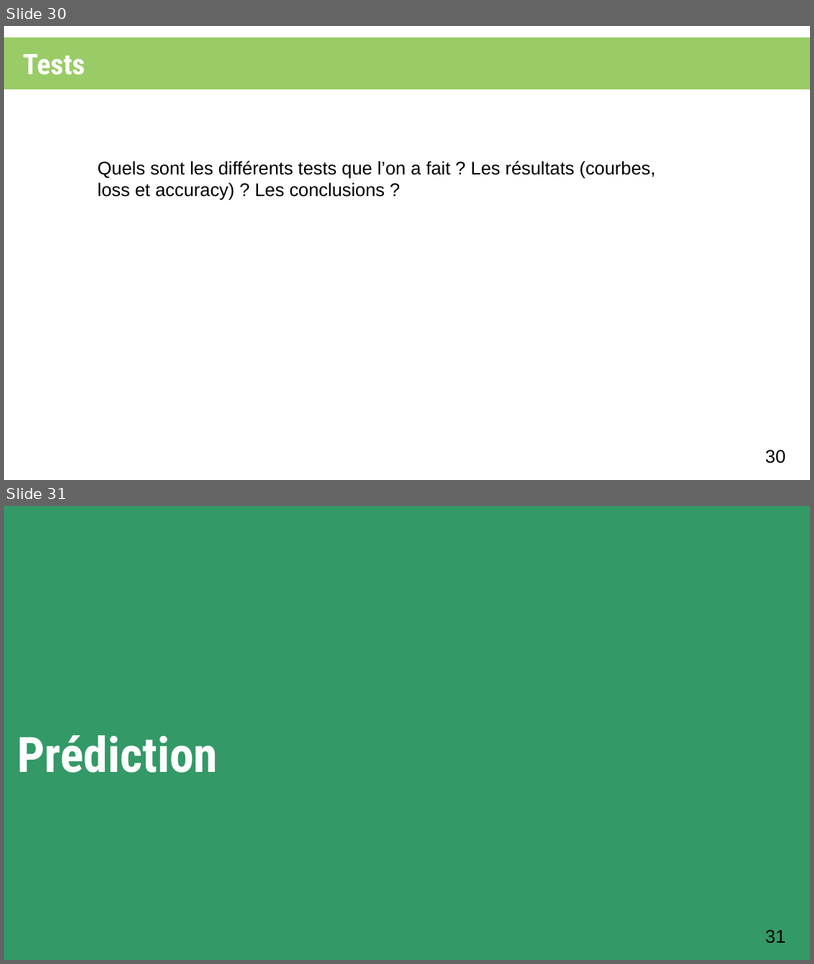
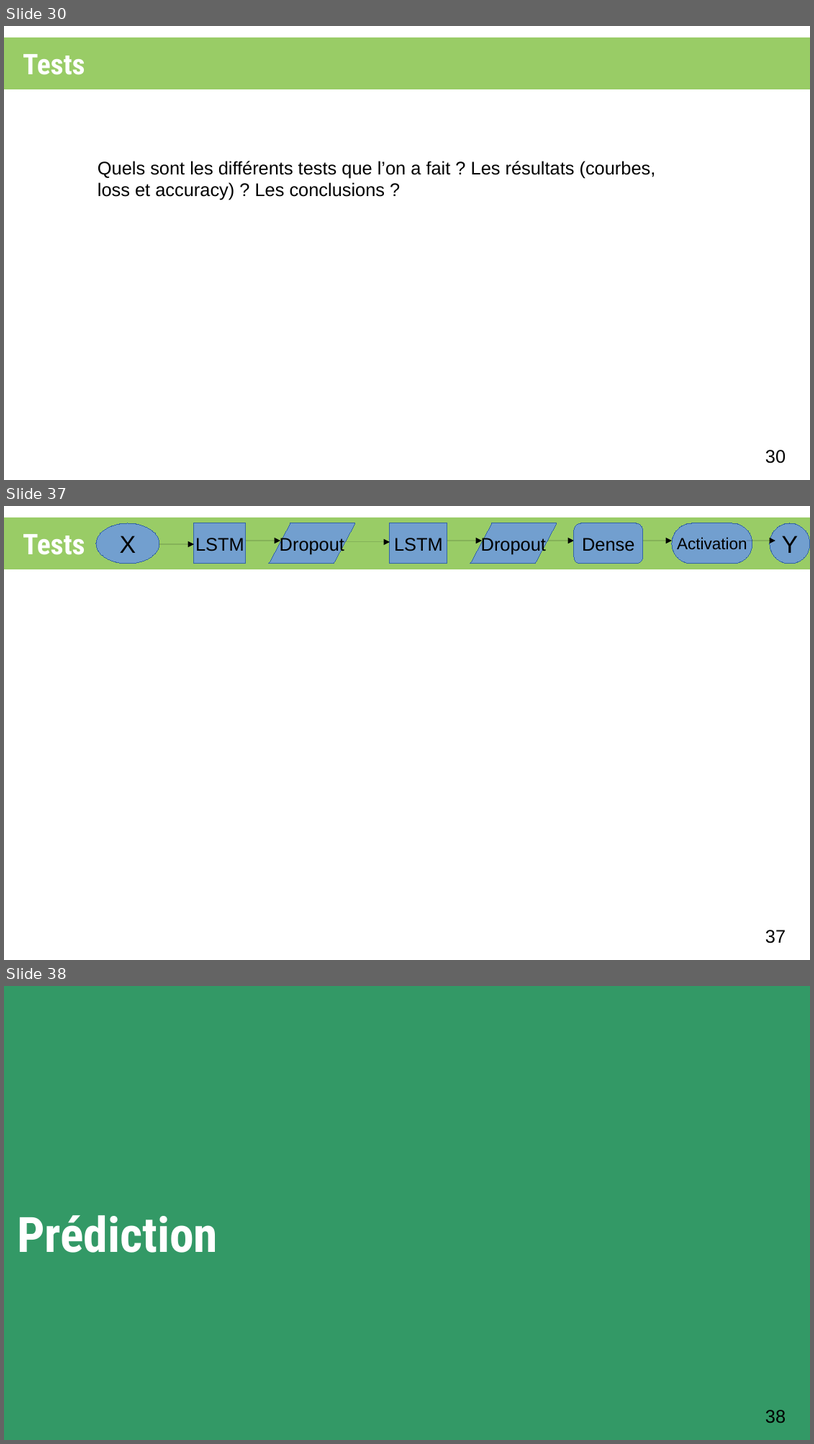
Before and after one commit to XgLsuLzRMy/Composition-Musicale-par-Reseau-de-Neurones, a slide deck: projet.odp. Shown one above the other, each under a label of ours: slides 30 and 31 before the commit, slides 30, 37 and 38 after it; the slides between them are not shown. The pictures are 814x964 and 814x1444 pixels, drawn with LibreOffice and Linux fonts; fonts in the diff are those of the drawing. Boxes give left, top, right and bottom in pixels: in the first picture for what was removed or moved away, otherwise in the second. Text is boxed around its words. In the diff, an @@ line names an element or a change of style, - is before the commit and + after.

Commit message:
début tests

```diff
--- a/projet.odp
+++ b/projet.odp
@@ slide 37 added at <box>4,506,810,960</box>, background #FFFFFF @@
@@ rectangle added at <box>4,518,810,569</box>, fill #99CC66 @@
@@ ellipse added at <box>96,523,160,564</box>, fill #729FCF, outline #3465A4 0 pt, 24 pt, text #000000 @@
+X
@@ rectangle added at <box>194,523,246,564</box>, fill #729FCF, outline #3465A4 0 pt, 18 pt, text #000000 @@
+LSTM
@@ parallelogram added at <box>269,523,355,564</box>, fill #729FCF, outline #3465A4 0 pt, 18 pt, text #000000 @@
+Dropout
@@ rounded rectangle added at <box>391,523,448,564</box>, fill #729FCF, outline #3465A4 0 pt, 18 pt, text #000000 @@
+LSTM
@@ parallelogram added at <box>471,523,557,564</box>, fill #729FCF, outline #3465A4 0 pt, 18 pt, text #000000 @@
+Dropout
@@ rounded rectangle added at <box>575,523,643,564</box>, fill #729FCF, outline #3465A4 0 pt, 18 pt, text #000000 @@
+Dense
@@ rounded rectangle added at <box>672,523,753,564</box>, fill #729FCF, outline #3465A4 0 pt, 16 pt, text #000000 @@
+Activation
@@ ellipse added at <box>770,523,810,564</box>, fill #729FCF, outline #3465A4 0 pt, 24 pt, text #000000 @@
+Y
@@ title added at <box>23,534,85,555</box>, 28 pt, text #FFFFFF, bold @@
+Tests
@@ arrow added from (159, 544) to (194, 544), #000000 0 pt @@
@@ arrow added from (246, 541) to (280, 541), #000000 0 pt @@
@@ arrow added from (345, 542) to (391, 542), #000000 0 pt @@
@@ arrow added from (448, 541) to (483, 541), #000000 0 pt @@
@@ arrow added from (545, 541) to (575, 541), #000000 0 pt @@
@@ arrow added from (643, 541) to (672, 541), #000000 0 pt @@
@@ arrow added from (748, 541) to (776, 541), #000000 0 pt @@
@@ page number added at <box>766,929,786,943</box>, 18 pt, text #000000 @@
+37
@@ what was slide 31 is now slide 38 @@
@@ page number at <box>766,1409,786,1422</box>: text changed @@
-31
+38
```
Also in this commit, not shown: 5 slides changed, 6 other slides added.
